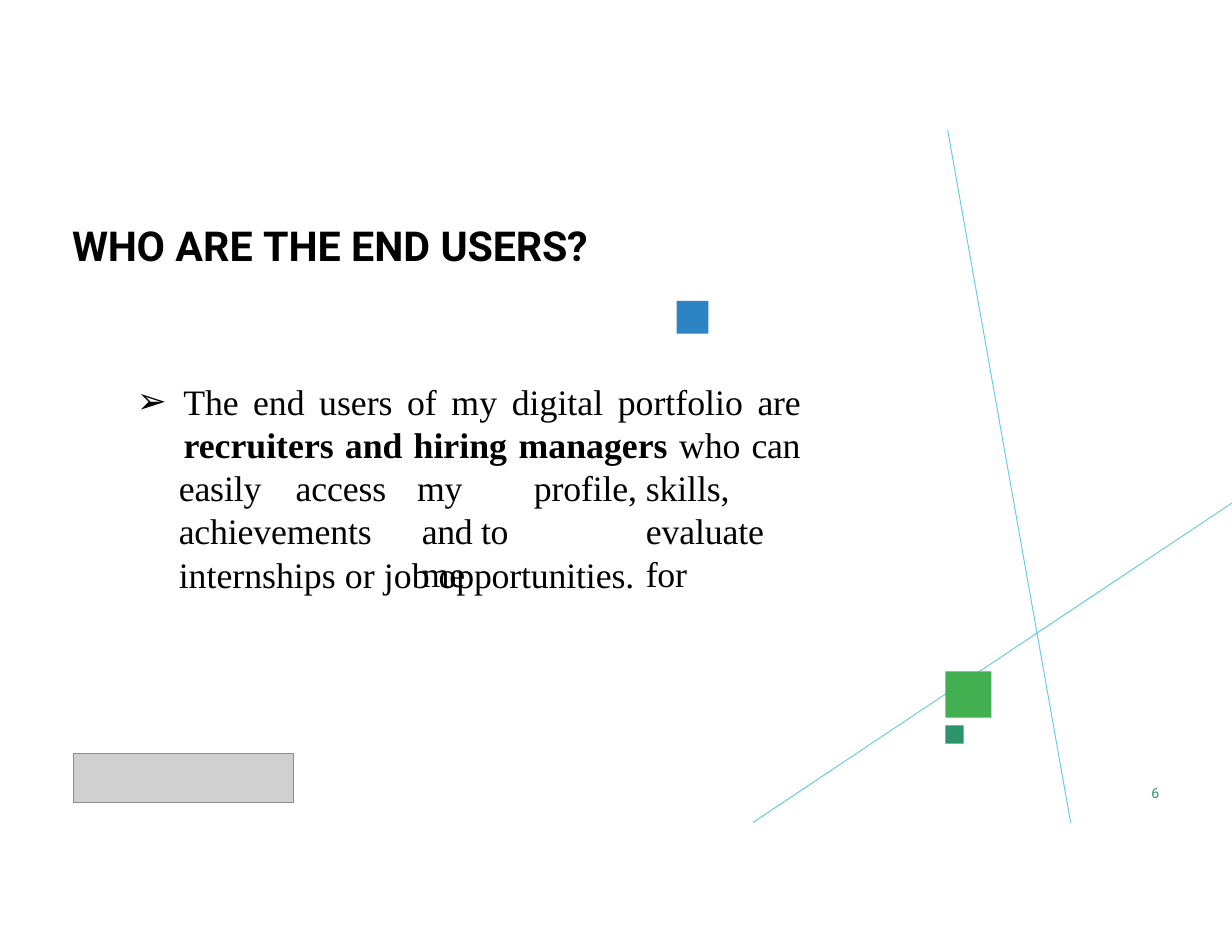
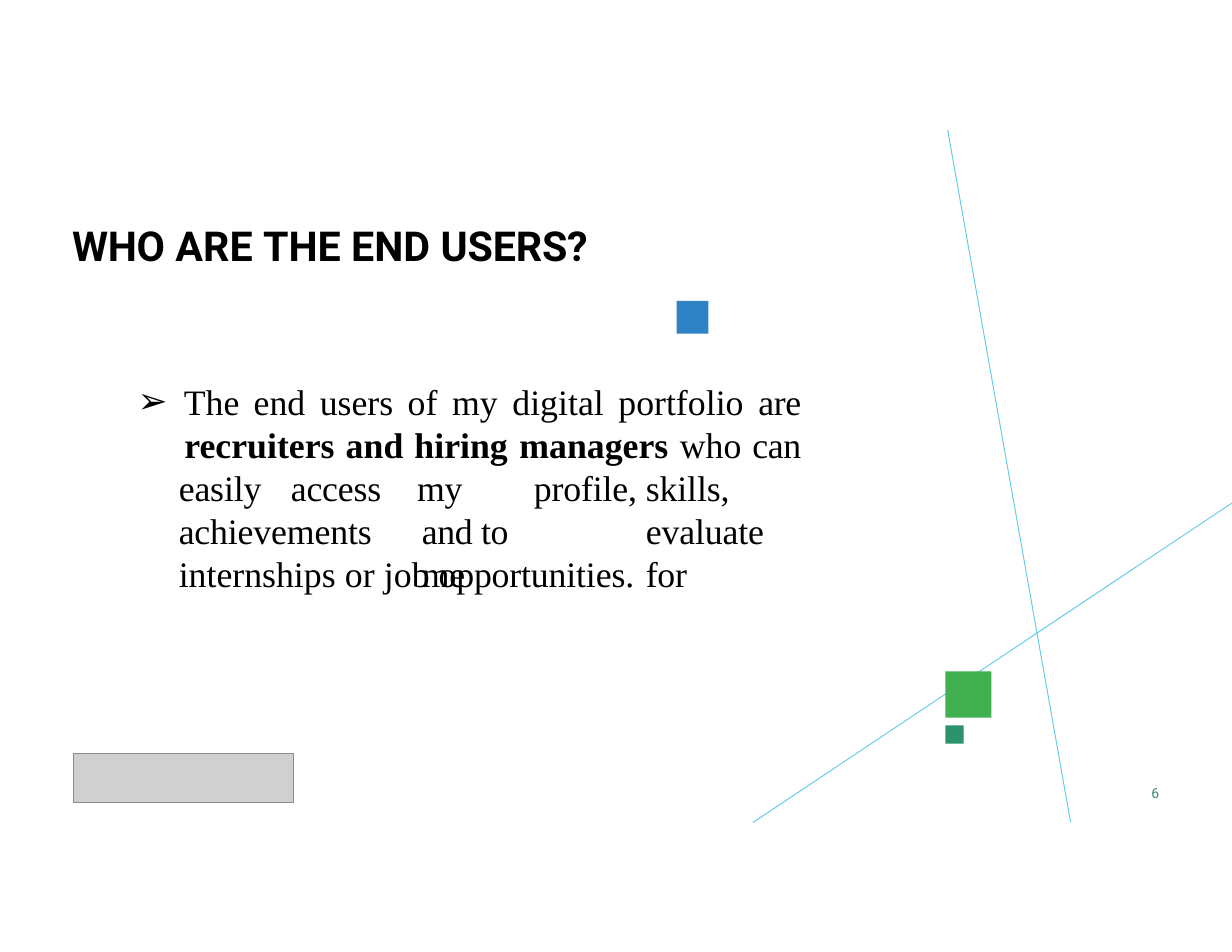
Before and after one commit to Priyadharshini3161/TNSDC-FWD-DP, a slide deck: slide 6 of portfolio.pptx. Drawn at 1232x952 pixels with LibreOffice and Linux fonts; fonts in the diff are those of the drawing; grey boxes stand for pictures; background and template pictures are left out. Boxes give left, top, right and bottom in pixels: in the first picture for what was removed or moved away, otherwise in the second. Text is boxed around its words. In the diff, an @@ line names an element or a change of style, - is before the commit and + after.

```diff
--- a/portfolio.pptx
+++ b/portfolio.pptx
@@ text "my profile, skills, and to ..." at [422, 398, 730, 594]: line spacing 1 to 1 @@
@@ text "easily access" rewrapped from [179, 476, 387, 509] to [179, 476, 382, 509] @@
```
Also in this commit, not shown: 10 other slides changed.
